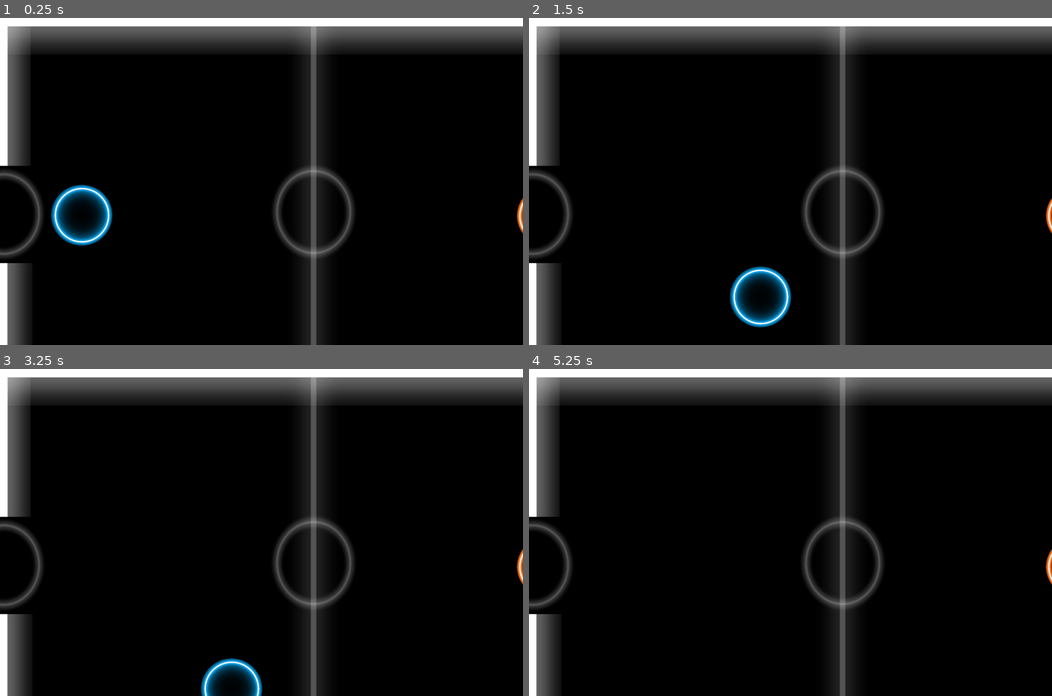
Above: before the commit, frames 1-4 (two rows, left to right).
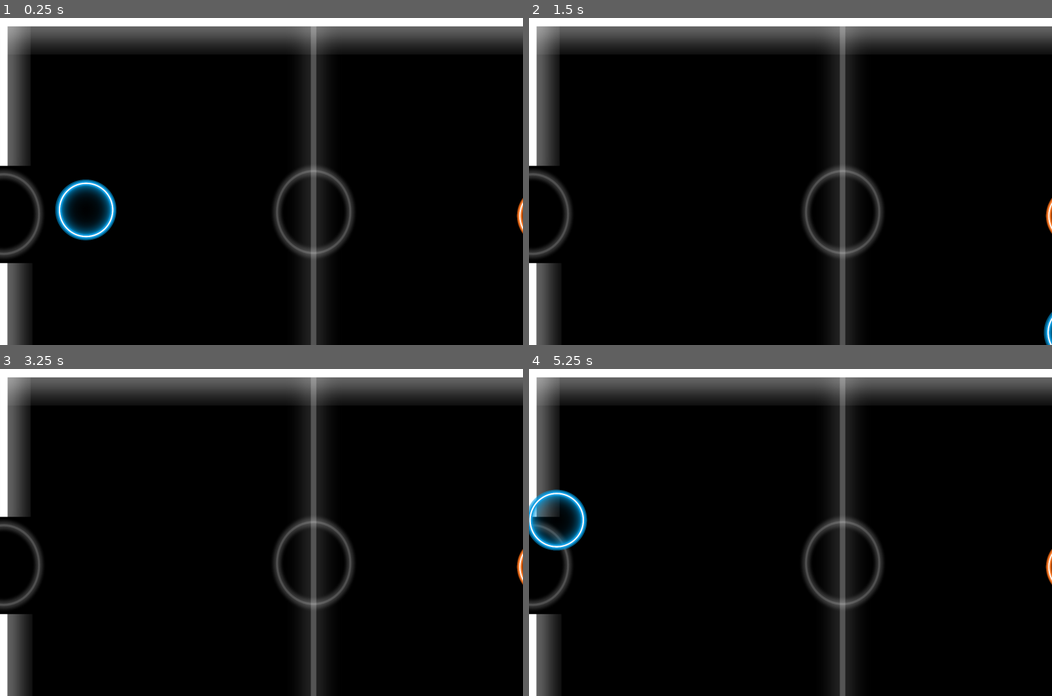
Above: after the commit, the same moments.

Repository: zohaib642/Hockey-Lite
Game: Godot game, scene res://scenes/map.tscn
Same seed, same stepped clock (60 frames per second), same inputs: the game is played once before the commit and once after it.
Inputs:
- Up to frame 1 (0.25 s): no input
- Up to frame 2 (1.5 s): tap Enter at 0.5 s; hold D (pk1right, bound only after the commit) 0.53-1.28 s; hold S (pk1down, bound only after the commit) from 1.28 s (still down)
- Up to frame 3 (3.25 s): tap Space at 2 s; release S (pk1down, bound only after the commit) at 2.03 s; hold D (pk1right, bound only after the commit) 2.03-2.78 s; tap Enter at 2.75 s; hold W (pk1up, bound only after the commit) from 2.78 s (still down)
- Up to frame 4 (5.25 s): release W (pk1up, bound only after the commit) at 3.53 s; hold A (pk1left, bound only after the commit) 3.53-5.03 s; tap Space at 5 s; hold S (pk1down, bound only after the commit) from 5.03 s (still down)

The runs differ from the first frame. In frame 1, 1.4% of the frame differs, in the area x 9-23%, y 49-70%; in frame 2, 1.5%, in the area x 38-100%, y 76-100%; in frame 3, 0.8%; in frame 4, 1.3%.

Commit message:
fixed collision

Diff:
--- /dev/null
+++ b/AIR HOCKEY/node_2d.gd
@@ -0,0 +1,20 @@
+extends Node2D
+
+var speed = 2000
+# Called when the node enters the scene tree for the first time.
+
+func _ready():
+	pass
+
+
+# Called every frame. 'delta' is the elapsed time since the previous frame.
+func _process(delta: float) -> void:
+	if Input.is_action_pressed("sprite3_right") or Input.is_key_pressed(KEY_D):
+		if position.x < get_tree().root.get_viewport().get_size().x/2.3:
+			position.x += speed * delta
+	if Input.is_action_pressed("sprite3_left") or Input.is_key_pressed(KEY_A):
+		position.x -= speed * delta
+	if Input.is_action_pressed("sprite3_up") or Input.is_key_pressed(KEY_W):
+		position.y -= speed * delta
+	if Input.is_action_pressed("sprite3_down") or Input.is_key_pressed(KEY_S):
+		position.y += speed * delta
--- /dev/null
+++ b/AIR HOCKEY/node_2d.tscn
@@ -0,0 +1,14 @@
+[gd_scene load_steps=3 format=3 uid="uid://dwvehigcgactg"]
+
+[ext_resource type="Texture2D" uid="uid://cd1fxpuc7wmeu" path="res://AIR HOCKEY/2.png" id="1_1mgst"]
+
+[sub_resource type="CircleShape2D" id="CircleShape2D_ioikg"]
+radius = 225.002
+
+[node name="Node2D" type="Node2D"]
+
+[node name="Sprite2D" type="Sprite2D" parent="."]
+texture = ExtResource("1_1mgst")
+
+[node name="CollisionShape2D" type="CollisionShape2D" parent="."]
+shape = SubResource("CircleShape2D_ioikg")
--- a/project.godot
+++ b/project.godot
@@ -19,3 +19,26 @@
 
 window/size/viewport_width=3072
 window/size/viewport_height=1920
+
+[input]
+
+pk1left={
+"deadzone": 0.5,
+"events": [Object(InputEventKey,"resource_local_to_scene":false,"resource_name":"","device":-1,"window_id":0,"alt_pressed":false,"shift_pressed":false,"ctrl_pressed":false,"meta_pressed":false,"pressed":false,"keycode":0,"physical_keycode":65,"key_label":0,"unicode":97,"location":0,"echo":false,"script":null)
+]
+}
+pk1right={
+"deadzone": 0.5,
+"events": [Object(InputEventKey,"resource_local_to_scene":false,"resource_name":"","device":-1,"window_id":0,"alt_pressed":false,"shift_pressed":false,"ctrl_pressed":false,"meta_pressed":false,"pressed":false,"keycode":0,"physical_keycode":68,"key_label":0,"unicode":100,"location":0,"echo":false,"script":null)
+]
+}
+pk1down={
+"deadzone": 0.5,
+"events": [Object(InputEventKey,"resource_local_to_scene":false,"resource_name":"","device":-1,"window_id":0,"alt_pressed":false,"shift_pressed":false,"ctrl_pressed":false,"meta_pressed":false,"pressed":false,"keycode":0,"physical_keycode":83,"key_label":0,"unicode":115,"location":0,"echo":false,"script":null)
+]
+}
+pk1up={
+"deadzone": 0.5,
+"events": [Object(InputEventKey,"resource_local_to_scene":false,"resource_name":"","device":-1,"window_id":0,"alt_pressed":false,"shift_pressed":false,"ctrl_pressed":false,"meta_pressed":false,"pressed":false,"keycode":0,"physical_keycode":87,"key_label":0,"unicode":119,"location":0,"echo":false,"script":null)
+]
+}
--- /dev/null
+++ b/scenes/character_body_2d.gd
@@ -0,0 +1,15 @@
+extends CharacterBody2D
+
+var speed = 50
+var motion = Vector2.ZERO
+
+func get_input():
+	var input_dir = Vector2(
+		Input.get_action_strength("pk1right") - Input.get_action_strength("pk1left"),
+		Input.get_action_strength("pk1down") - Input.get_action_strength("pk1up")
+	)
+	motion = input_dir.normalized() * speed
+
+func _physics_process(delta):
+	get_input()
+	move_and_collide(motion)
--- a/scenes/map.tscn
+++ b/scenes/map.tscn
@@ -1,11 +1,11 @@
-[gd_scene load_steps=12 format=3 uid="uid://ns6a2xtxjrqc"]
+[gd_scene load_steps=14 format=3 uid="uid://ns6a2xtxjrqc"]
 
 [ext_resource type="Texture2D" uid="uid://cd1fxpuc7wmeu" path="res://AIR HOCKEY/2.png" id="1_ag4oi"]
 [ext_resource type="Texture2D" uid="uid://c7hx4cuy3i1aq" path="res://AIR HOCKEY/border.png" id="1_ccq4d"]
 [ext_resource type="Script" path="res://scenes/move.gd" id="2_tx3be"]
 [ext_resource type="Texture2D" uid="uid://byjn7kbkamoxh" path="res://AIR HOCKEY/3.png" id="3_7qc5p"]
+[ext_resource type="Script" path="res://scenes/character_body_2d.gd" id="4_ali1h"]
 [ext_resource type="Script" path="res://scenes/move2.gd" id="4_l45tf"]
-[ext_resource type="Texture2D" uid="uid://bwot3yphtq64y" path="res://AIR HOCKEY/puck.png" id="6_f45k0"]
 
 [sub_resource type="RectangleShape2D" id="RectangleShape2D_us131"]
 size = Vector2(3081, 20)
@@ -25,6 +25,9 @@
 [sub_resource type="RectangleShape2D" id="RectangleShape2D_0hrfb"]
 size = Vector2(3075, 20)
 
+[sub_resource type="CircleShape2D" id="CircleShape2D_7yh1j"]
+radius = 126.254
+
 [node name="map" type="Node2D"]
 
 [node name="background" type="Sprite2D" parent="."]
@@ -33,7 +36,8 @@
 texture = ExtResource("1_ccq4d")
 
 [node name="leftPdl" type="Sprite2D" parent="."]
-position = Vector2(400, 965)
+visible = false
+position = Vector2(970, 1346)
 scale = Vector2(0.6, 0.6)
 texture = ExtResource("1_ag4oi")
 script = ExtResource("2_tx3be")
@@ -69,3 +73,15 @@
 [node name="CollisionShape2D6" type="CollisionShape2D" parent="StaticBody2D"]
 position = Vector2(1535.5, 1916)
 shape = SubResource("RectangleShape2D_0hrfb")
+
+[node name="CharacterBody2D" type="CharacterBody2D" parent="."]
+position = Vector2(422, 936)
+script = ExtResource("4_ali1h")
+
+[node name="leftPdl" type="Sprite2D" parent="CharacterBody2D"]
+position = Vector2(-2, 3)
+scale = Vector2(0.6, 0.6)
+texture = ExtResource("1_ag4oi")
+
+[node name="CollisionShape2D" type="CollisionShape2D" parent="CharacterBody2D"]
+shape = SubResource("CircleShape2D_7yh1j")
--- a/scenes/move.gd
+++ b/scenes/move.gd
@@ -1,6 +1,4 @@
 extends Sprite2D
-
-var speed = 2000
 # Called when the node enters the scene tree for the first time.
 
 func _ready():
@@ -9,12 +7,4 @@
 
 # Called every frame. 'delta' is the elapsed time since the previous frame.
 func _process(delta: float) -> void:
-	if Input.is_action_pressed("sprite1_right") or Input.is_key_pressed(KEY_D):
-		if position.x < get_tree().root.get_viewport().get_size().x/2.3:
-			position.x += speed * delta
-	if Input.is_action_pressed("sprite1_left") or Input.is_key_pressed(KEY_A):
-		position.x -= speed * delta
-	if Input.is_action_pressed("sprite1_up") or Input.is_key_pressed(KEY_W):
-		position.y -= speed * delta
-	if Input.is_action_pressed("sprite1_down") or Input.is_key_pressed(KEY_S):
-		position.y += speed * delta
+	pass
